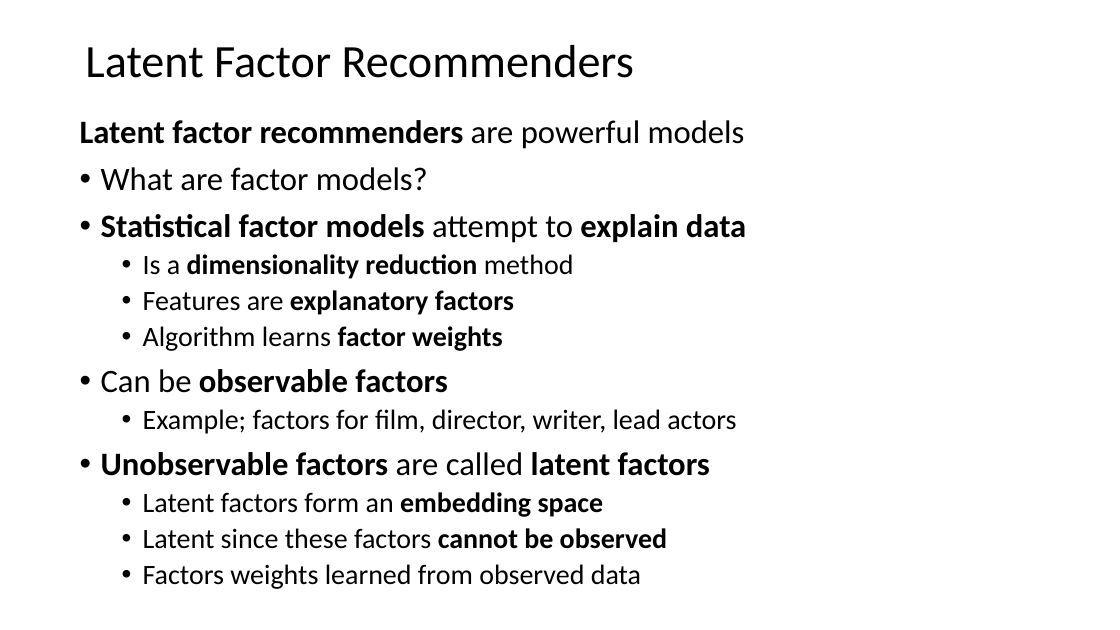
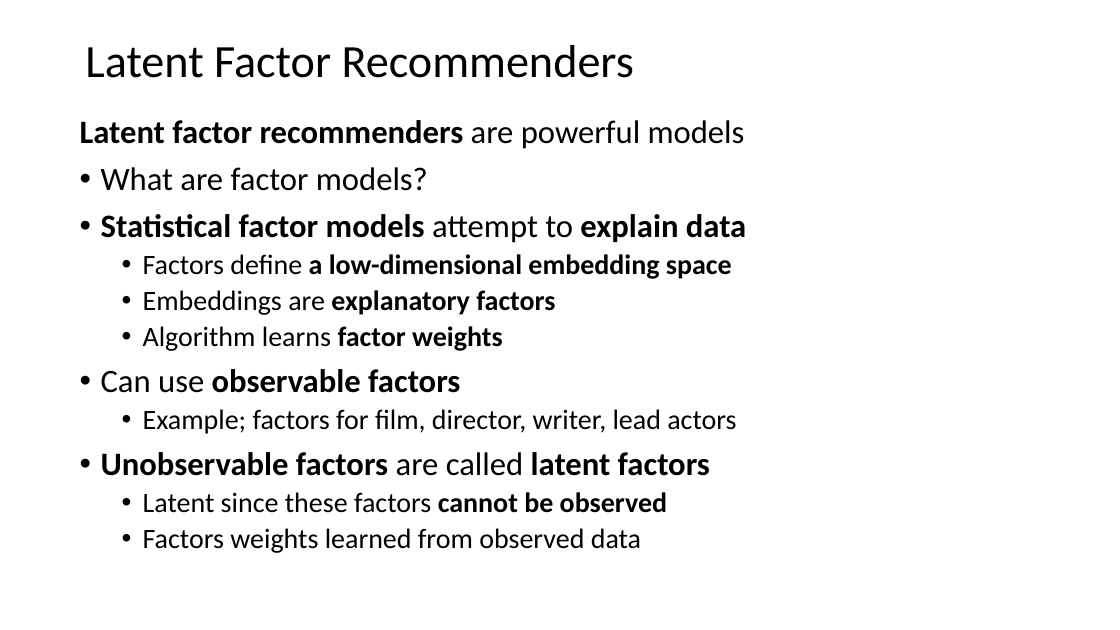
Before and after one commit to tenevian/Harvard-SSP-Data-Mining, a slide deck: slide 50 of slides/7_RecommenderSystems.pptx. Drawn at 1120x630 pixels with LibreOffice and Linux fonts; fonts in the diff are those of the drawing. Boxes give left, top, right and bottom in pixels: in the first picture for what was removed or moved away, otherwise in the second. Text is boxed around its words. In the diff, an @@ line names an element or a change of style, - is before the commit and + after.

Commit message:
small updates to slides

```diff
--- a/slides/7_RecommenderSystems.pptx
+++ b/slides/7_RecommenderSystems.pptx
@@ text at (143, 254, 732, 315): text changed @@
-  • Is a dimensionality reduction method
-  • Features are explanatory factors
+  • Factors define a low-dimensional embedding space
+  • Embeddings are explanatory factors
@@ text at (101, 369, 460, 393): text changed @@
-• Can be observable factors
+• Can use observable factors
@@ text at (143, 492, 604, 517): paragraph removed @@
-  • Latent factors form an embedding space
```
Also in this commit, not shown: 6 other slides changed.
